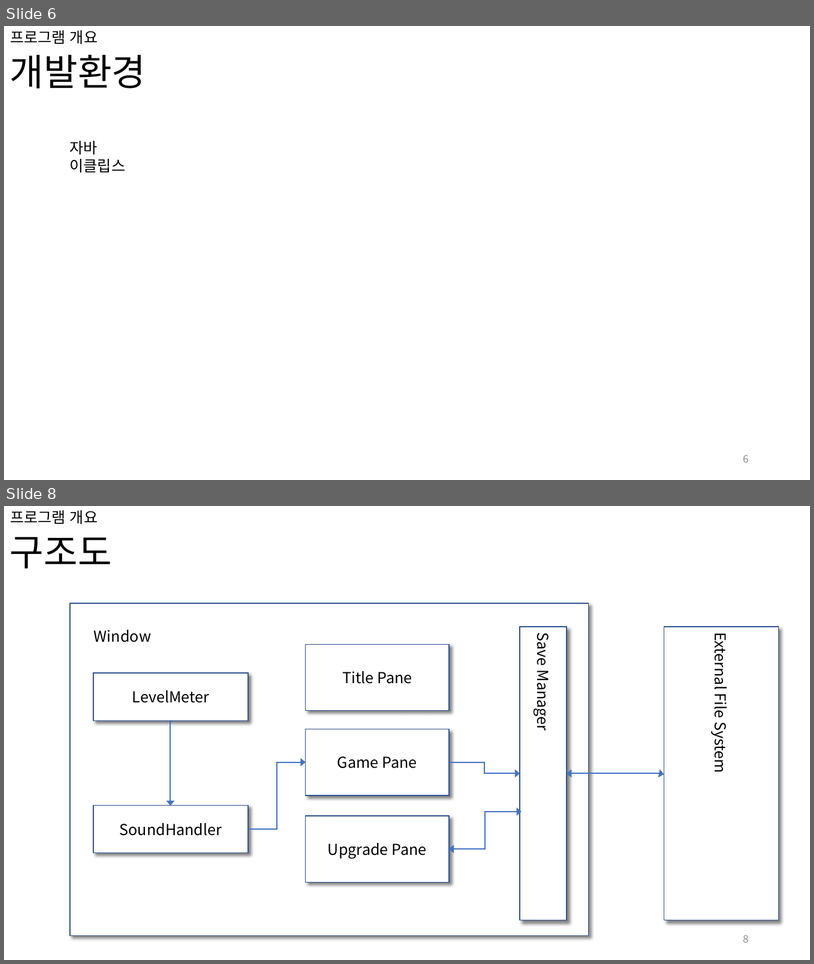
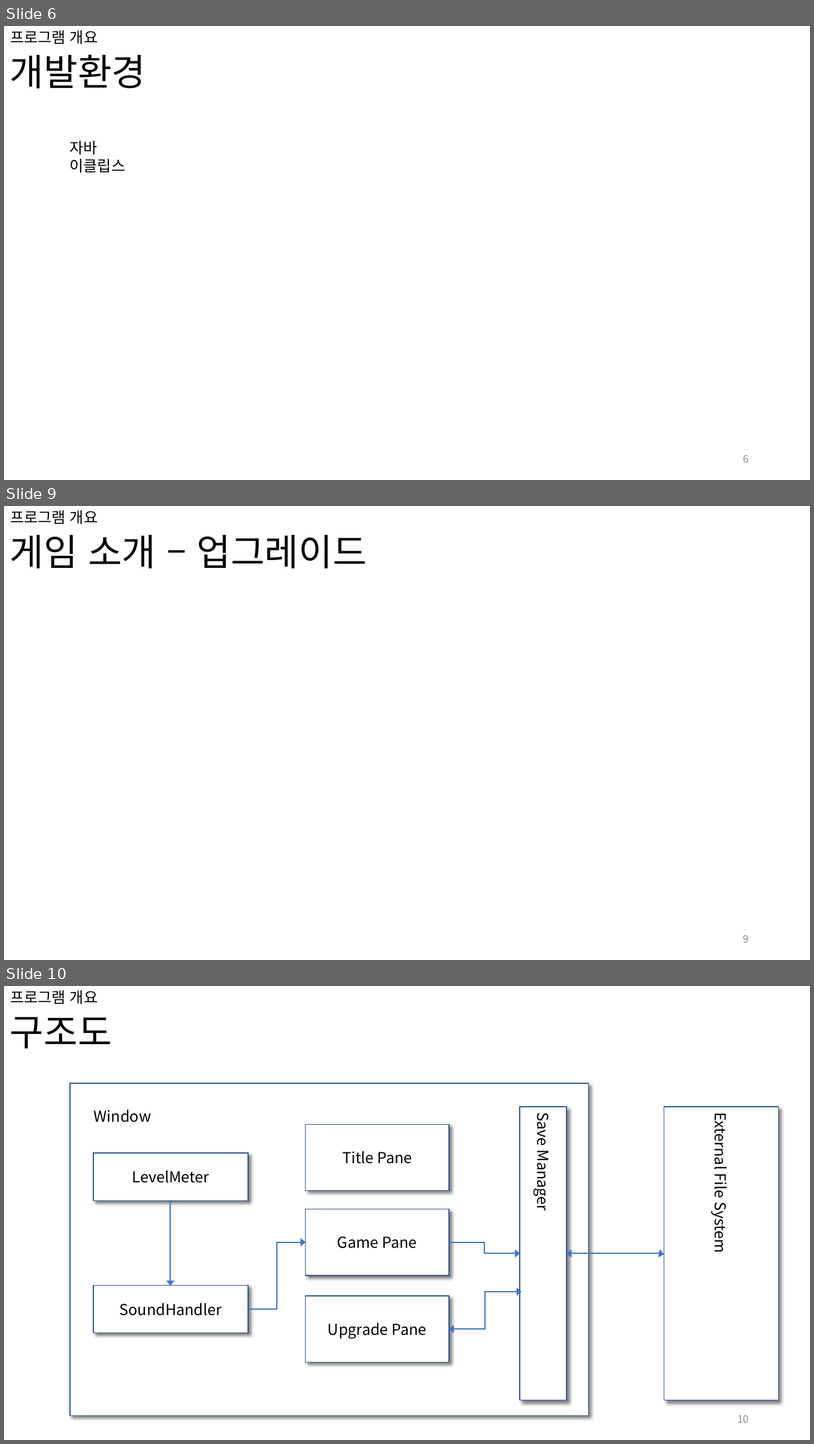
Before and after one commit to pknu-wap/Dogs-SONAR, a slide deck: others/presentation.pptx. Shown one above the other, each under a label of ours: slides 6 and 8 before the commit, slides 6, 9 and 10 after it; the slides between them are not shown. The pictures are 814x964 and 814x1444 pixels, drawn with LibreOffice and Linux fonts; fonts in the diff are those of the drawing. Boxes give left, top, right and bottom in pixels: in the first picture for what was removed or moved away, otherwise in the second. Text is boxed around its words. In the diff, an @@ line names an element or a change of style, - is before the commit and + after.

```diff
--- a/others/presentation.pptx
+++ b/others/presentation.pptx
@@ slide 9 added at (4,506,810,960), background #FFFFFF @@
@@ title added at (10,510,98,524), 18 pt, text #000000 @@
+프로그램 개요
@@ text added at (10,535,366,568), 44 pt, text #000000 @@
+게임 소개 – 업그레이드
@@ page number added at (743,934,749,942), 12 pt, text #8C8C8C @@
+9
@@ what was slide 8 is now slide 10 @@
@@ page number at (738,1414,749,1422): text changed @@
-8
+10
```
Also in this commit, not shown: 1 slide changed, 1 other slide added, 1 other file.
